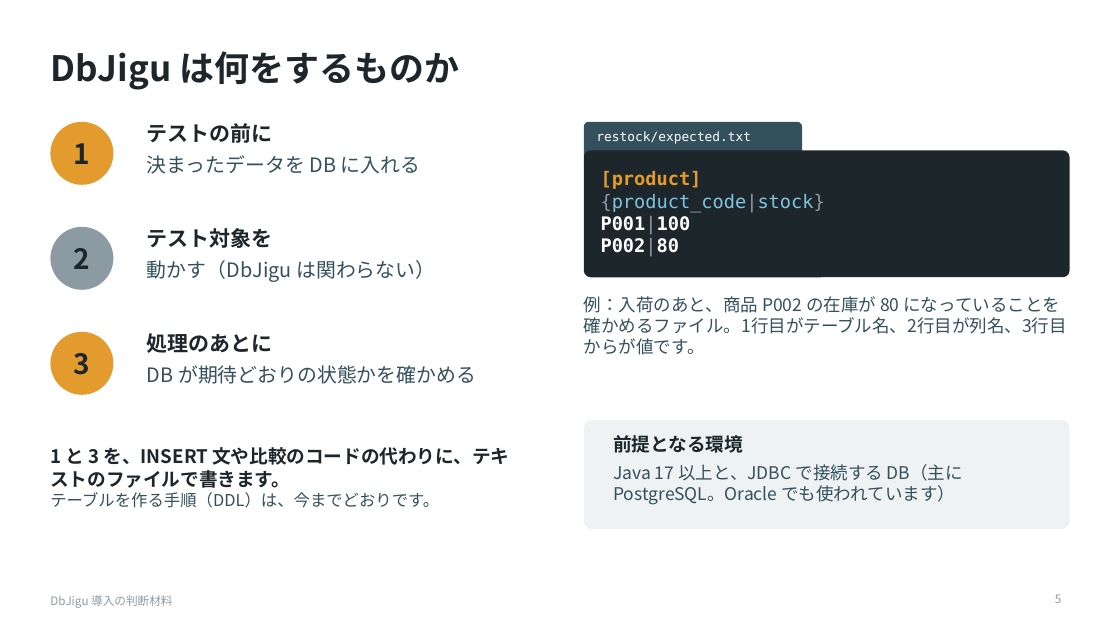
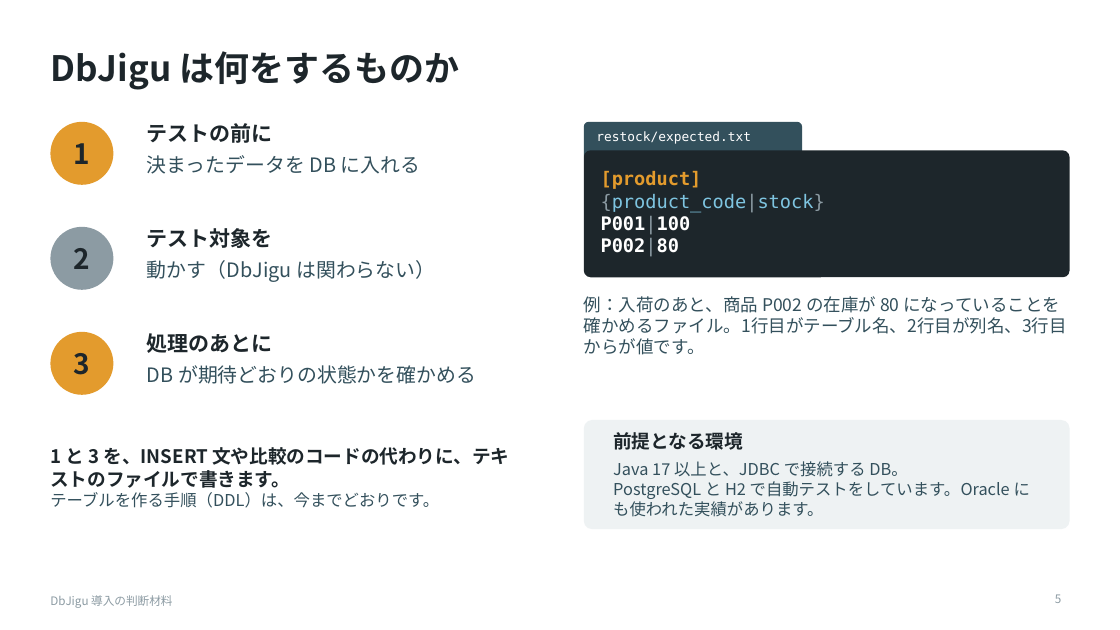
Before and after one commit to raindrop-aqua/java-test-toolbelt, a slide deck: slide 5 of docs/slides/dbjigu-for-managers.pptx. Drawn at 1120x630 pixels with LibreOffice and Linux fonts; fonts in the diff are those of the drawing. Boxes give left, top, right and bottom in pixels: in the first picture for what was removed or moved away, otherwise in the second. Text is boxed around its words. In the diff, an @@ line names an element or a change of style, - is before the commit and + after.

```diff
--- a/docs/slides/dbjigu-for-managers.pptx
+++ b/docs/slides/dbjigu-for-managers.pptx
@@ text at (x1=613, y1=461, x2=1030, y2=517): text changed; size 15 to 14 pt @@
-Java 17 以上と、JDBC で接続する DB（主に PostgreSQL。Oracle でも使われています）
+Java 17 以上と、JDBC で接続する DB。
+PostgreSQL と H2 で自動テストをしています。Oracle にも使われた実績があります。
```
Also in this commit, not shown: 1 other slide changed.
